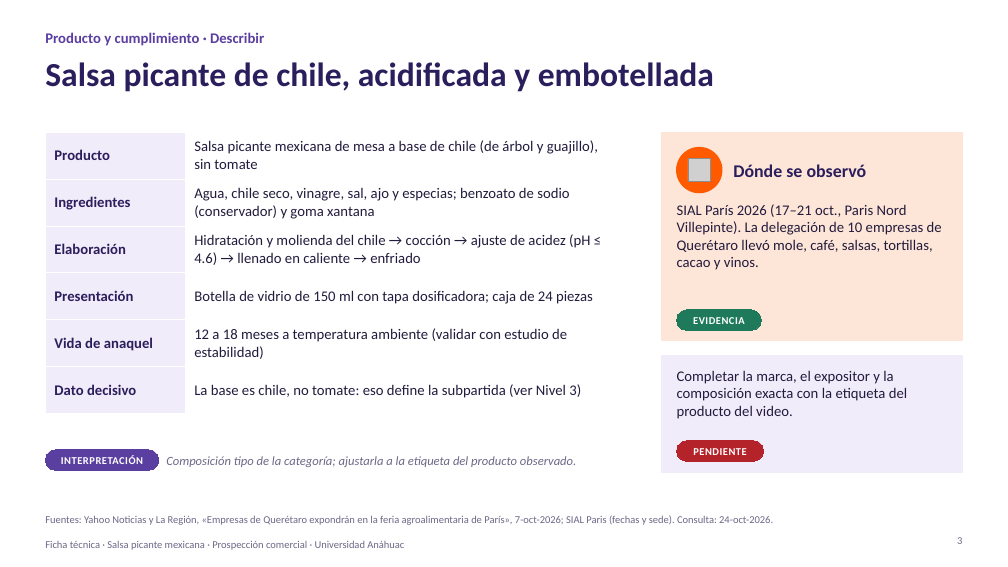
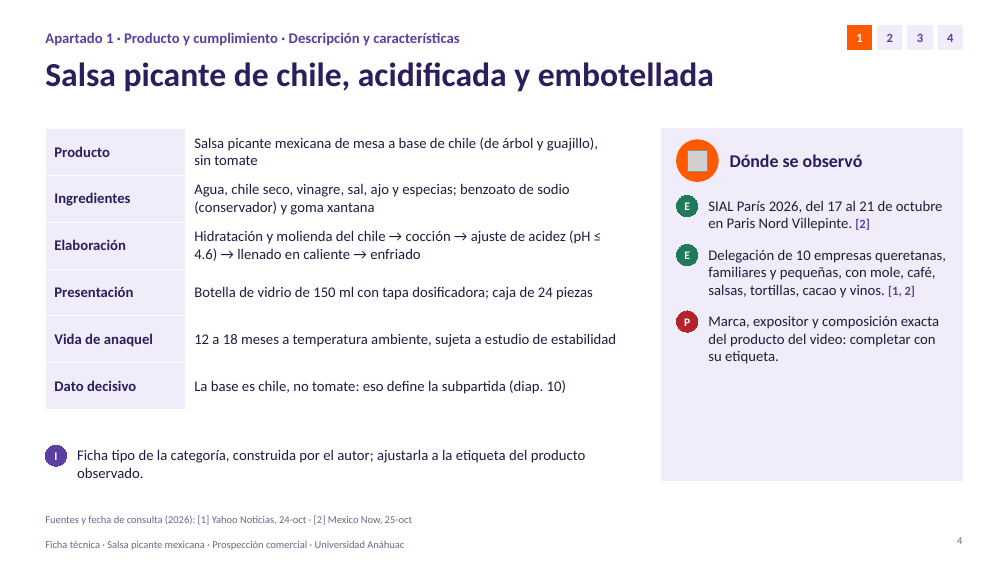
Before and after one commit to psiantonioochoa-design/Arquitectura, a slide deck: slide 4 of comercio-exterior/Ficha técnica · Salsa picante · Viabilidad arancelaria y de mercado.pptx (slide 3 before the commit). Drawn at 1008x567 pixels with LibreOffice and Linux fonts; fonts in the diff are those of the drawing; grey boxes stand for pictures. Boxes give left, top, right and bottom in pixels: in the first picture for what was removed or moved away, otherwise in the second. Text is boxed around its words. In the diff, an @@ line names an element or a change of style, - is before the commit and + after.

```diff
--- a/comercio-exterior/Ficha técnica · Salsa picante · Viabilidad arancelaria y de mercado.pptx
+++ b/comercio-exterior/Ficha técnica · Salsa picante · Viabilidad arancelaria y de mercado.pptx
@@ rectangle added at <box>848,26,872,50</box>, fill #FF5A00, outline #FF5A00 0.75 pt, 12 pt, text #FFFFFF, bold @@
+1
@@ rectangle added at <box>878,26,902,50</box>, fill #F1ECFA, outline #F1ECFA 0.75 pt, 12 pt, text #5B3FA0, bold @@
+2
@@ rectangle added at <box>908,26,932,50</box>, fill #F1ECFA, outline #F1ECFA 0.75 pt, 12 pt, text #5B3FA0, bold @@
+3
@@ rectangle added at <box>938,26,963,50</box>, fill #F1ECFA, outline #F1ECFA 0.75 pt, 12 pt, text #5B3FA0, bold @@
+4
@@ text at <box>45,32,459,46</box>: text changed @@
-Producto y cumplimiento · Describir
+Apartado 1 · Producto y cumplimiento · Descripción y características
@@ table at <box>45,129,628,398</box> @@
-row 5, column 2: 12 a 18 meses a temperatura ambiente (validar con estudio de estabilidad)
+row 5, column 2: 12 a 18 meses a temperatura ambiente, sujeta a estudio de estabilidad
-row 6, column 2: La base es chile, no tomate: eso define la subpartida (ver Nivel 3)
+row 6, column 2: La base es chile, no tomate: eso define la subpartida (diap. 10)
@@ rectangle: place and size @@
-rectangle at <box>662,355,963,473</box>
+rectangle at <box>662,129,963,480</box>
@@ rectangle removed at <box>662,132,963,340</box> @@
@@ ellipse: place and size @@
-ellipse at <box>677,147,722,193</box>
+ellipse at <box>677,140,718,181</box>
@@ text "Dónde se observó": place and size @@
-text "Dónde se observó" at <box>733,164,867,177</box>
+text "Dónde se observó" at <box>730,154,863,167</box>
@@ picture: place and size @@
-picture at <box>688,159,711,181</box>
+picture at <box>687,150,709,172</box>
@@ ellipse added at <box>677,196,698,217</box>, fill #1F7A5C, outline #1F7A5C 0.75 pt, 11 pt, text #FFFFFF, bold @@
+E
@@ text added at <box>708,200,943,231</box>, 14 pt, text #231B3D @@
+SIAL París 2026, del 17 al 21 de octubre en Paris Nord Villepinte. [2]
@@ ellipse added at <box>677,244,698,265</box>, fill #1F7A5C, outline #1F7A5C 0.75 pt, 11 pt, text #FFFFFF, bold @@
+E
@@ text at <box>708,249,946,298</box>: text changed @@
-SIAL París 2026 (17–21 oct., Paris Nord Villepinte). La delegación de 10 empresas de Querétaro llevó mole, café, salsas, tortillas, cacao y vinos.
+Delegación de 10 empresas queretanas, familiares y pequeñas, con mole, café, salsas, tortillas, cacao y vinos. [1, 2]
@@ rounded rectangle removed at <box>677,310,761,330</box> @@
-EVIDENCIA
@@ ellipse added at <box>677,311,698,332</box>, fill #B4232A, outline #B4232A 0.75 pt, 11 pt, text #FFFFFF, bold @@
+P
@@ text at <box>708,316,939,364</box>: text changed @@
-Completar la marca, el expositor y la composición exacta con la etiqueta del producto del video.
+Marca, expositor y composición exacta del producto del video: completar con su etiqueta.
@@ ellipse added at <box>45,445,67,467</box>, fill #5B3FA0, outline #5B3FA0 0.75 pt, 11 pt, text #FFFFFF, bold @@
+I
@@ text at <box>77,449,586,478</box>: text changed; size 12 to 14 pt; text colour #6E6787 to #231B3D; italic off @@
-Composición tipo de la categoría; ajustarla a la etiqueta del producto observado.
+Ficha tipo de la categoría, construida por el autor; ajustarla a la etiqueta del producto observado.
@@ text "Ficha tipo de la categoría, ..." at <box>77,449,586,478</box>: vertical alignment middle to top @@
@@ rounded rectangle removed at <box>677,441,764,461</box> @@
-PENDIENTE
@@ rounded rectangle removed at <box>45,450,159,470</box> @@
-INTERPRETACIÓN
@@ text at <box>45,515,412,525</box>: text changed @@
-Fuentes: Yahoo Noticias y La Región, «Empresas de Querétaro expondrán en la feria agroalimentaria de París», 7-oct-2026; SIAL Paris (fechas y sede). Consulta: 24-oct-2026.
+Fuentes y fecha de consulta (2026): [1] Yahoo Noticias, 24-oct · [2] Mexico Now, 25-oct
@@ page number at <box>957,537,962,544</box>: text changed @@
-3
+4
```
Also in this commit, not shown: 12 other slides changed, 11 slides added, 3 slides removed, 1 other file.
